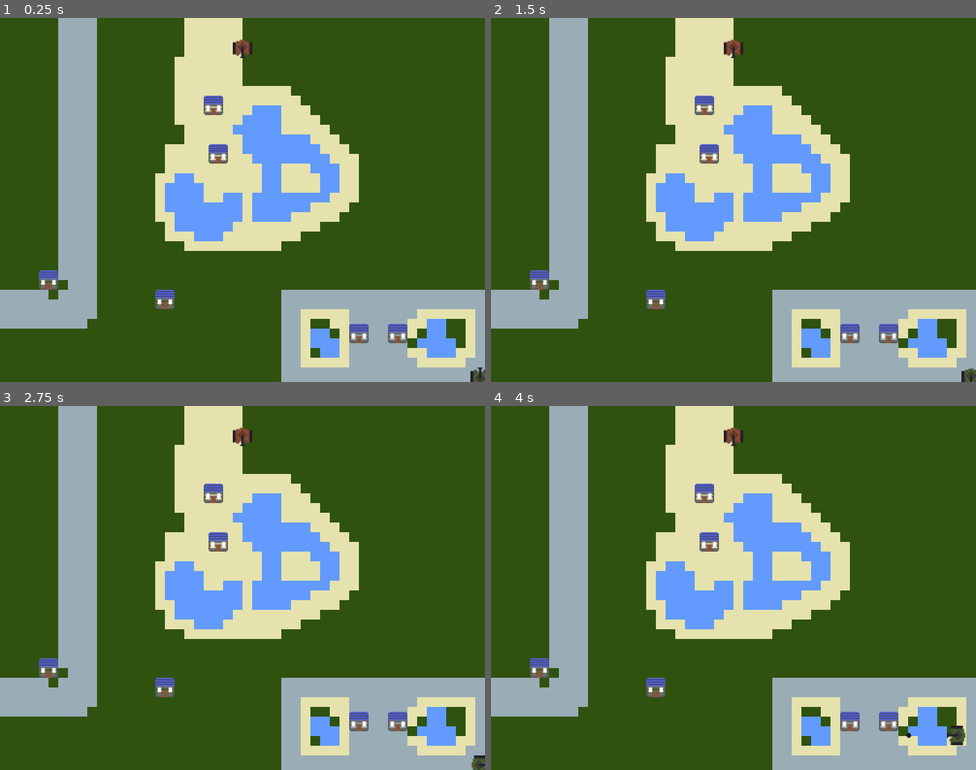
Above: before the commit, frames 1-4 (two rows, left to right).
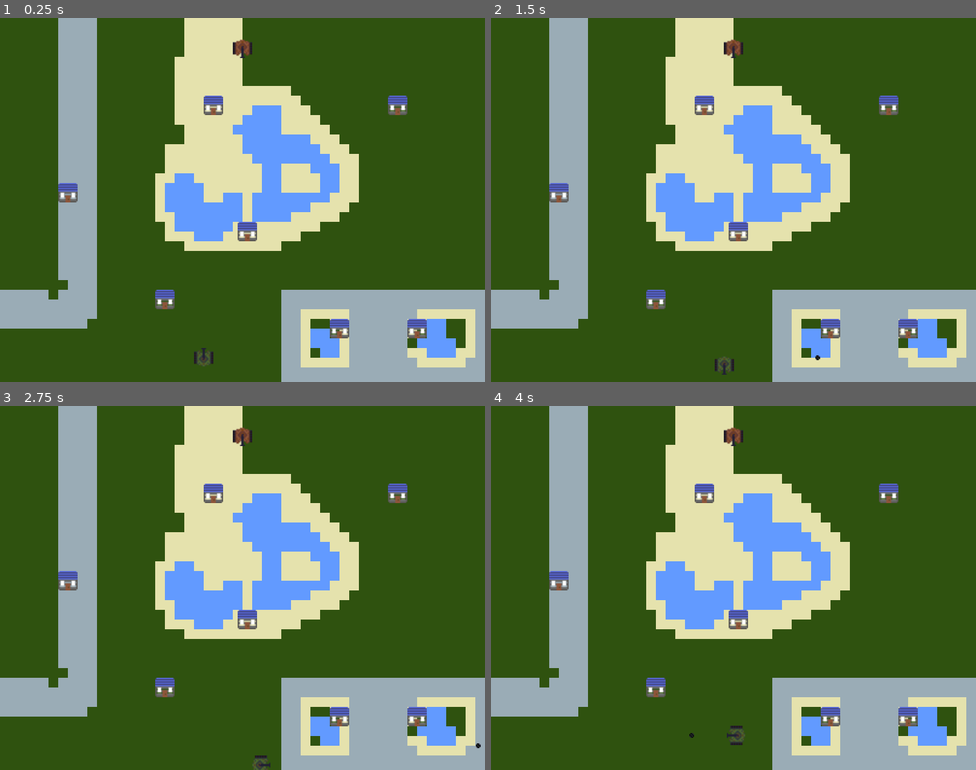
Above: after the commit, the same moments.

Repository: s3nd3r5/godot-tanks
Game: Godot game, scene res://Main.tscn
Two runs of this game, one before a commit and one after it. Both use one fixed random seed, a clock stepped at 60 frames per second and the inputs below.
Inputs:
- Up to frame 1 (0.25 s): no input
- Up to frame 2 (1.5 s): tap Enter at 0.5 s; hold Right (ui_right) 0.53-1.28 s; hold Space (ui_fire, bound only after the commit) 0.53-1.28 s; hold Down (ui_down) from 1.28 s (still down); tap Space (ui_fire, bound only after the commit) at 1.35 s
- Up to frame 3 (2.75 s): tap Space (ui_fire, bound only after the commit) at 2 s; release Down (ui_down) at 2.03 s; hold Right (ui_right) from 2.03 s (still down); hold Space (ui_fire, bound only after the commit) from 2.03 s (still down)
- Up to frame 4 (4 s): release Right (ui_right) at 2.78 s; release Space (ui_fire, bound only after the commit) at 2.78 s; hold Up (ui_up) 2.78-3.53 s; tap Space (ui_fire, bound only after the commit) at 2.85 s; hold Left (ui_left) from 3.53 s (still down); hold Space (ui_fire, bound only after the commit) from 3.53 s (still down)

The runs differ from the first frame. In frame 1, 2.1% of the frame differs, in the area x 8-100%, y 21-100%; in frame 2, 2.1%; in frame 3, 2.1%; in frame 4, 2.2%, in the area x 8-98%, y 21-94%.

Commit message:
Reset player starting position added fire input

Diff:
--- a/Main.tscn
+++ b/Main.tscn
@@ -12,32 +12,37 @@
 Ball = ExtResource( 2 )
 
 [node name="Player" parent="." instance=ExtResource( 3 )]
+position = Vector2( 336, 560 )
 
 [node name="Enemy" parent="." instance=ExtResource( 1 )]
+position = Vector2( 352, 64 )
 
 [node name="PlayerFireTimer" type="Timer" parent="."]
 
 [node name="EnemyHitTimer" type="Timer" parent="."]
 
 [node name="House" parent="." instance=ExtResource( 5 )]
-position = Vector2( 592, 520 )
+position = Vector2( 560, 512 )
 
 [node name="TileMap" parent="." instance=ExtResource( 6 )]
 z_index = -1
 
 [node name="House2" parent="." instance=ExtResource( 5 )]
-position = Vector2( 656, 520 )
+position = Vector2( 688, 512 )
 
 [node name="House3" parent="." instance=ExtResource( 5 )]
-position = Vector2( 360, 224 )
+position = Vector2( 408, 352 )
 
 [node name="House4" parent="." instance=ExtResource( 5 )]
 position = Vector2( 272, 464 )
 
 [node name="House5" parent="." instance=ExtResource( 5 )]
-position = Vector2( 80, 432 )
+position = Vector2( 112, 288 )
 
 [node name="House6" parent="." instance=ExtResource( 5 )]
 position = Vector2( 352, 144 )
+
+[node name="House7" parent="." instance=ExtResource( 5 )]
+position = Vector2( 656, 144 )
 [connection signal="dead" from="Enemy" to="." method="_on_Enemy_dead"]
 [connection signal="timeout" from="PlayerFireTimer" to="Player" method="_on_PlayerFireTimer_timeout"]
--- a/project.godot
+++ b/project.godot
@@ -24,6 +24,15 @@
 window/size/width=800
 window/size/borderless=true
 
+[input]
+
+ui_fire={
+"deadzone": 0.5,
+"events": [ Object(InputEventKey,"resource_local_to_scene":false,"resource_name":"","device":0,"alt":false,"shift":false,"control":false,"meta":false,"command":false,"pressed":false,"scancode":32,"unicode":0,"echo":false,"script":null)
+, Object(InputEventJoypadButton,"resource_local_to_scene":false,"resource_name":"","device":0,"button_index":0,"pressure":0.0,"pressed":false,"script":null)
+ ]
+}
+
 [rendering]
 
 environment/default_environment="res://default_env.tres"
--- a/src/player.gd
+++ b/src/player.gd
@@ -49,8 +49,8 @@
 func _ready():
 	screen_size = get_viewport_rect().size
 	sprite_extents = get_node("CollisionShape2D").shape.extents
-	position.x = screen_size.x
-	position.y = screen_size.y
+	# position.x = screen_size.x
+	# position.y = screen_size.y
 	face_dir = Dirs.UP
 	firing = false
 
@@ -79,7 +79,7 @@
 		else:
 			turn(Dirs.DOWN)
 
-	if Input.is_key_pressed(KEY_SPACE) && !firing:
+	if Input.is_action_pressed("ui_fire") && !firing:
 		emit_signal("fire")
 		firing = true
 
